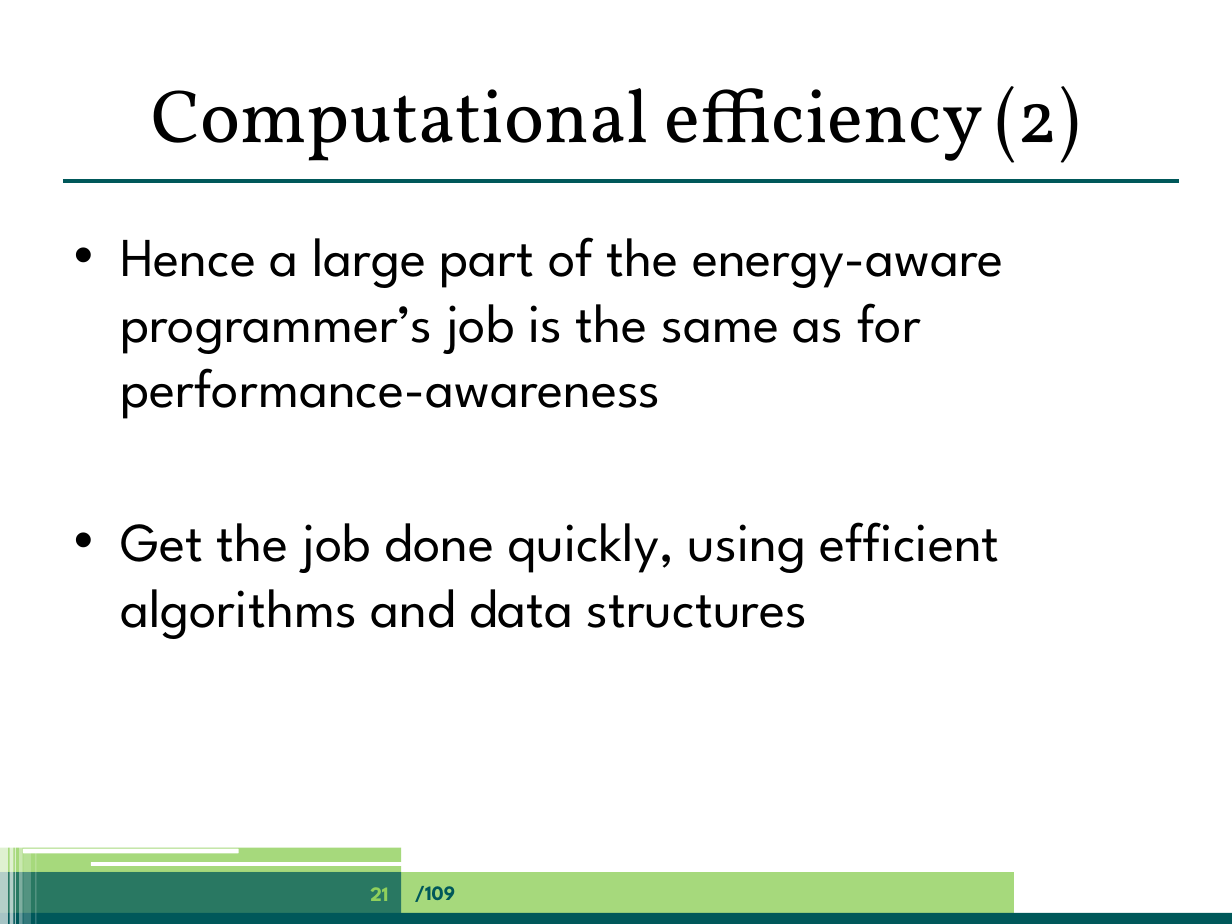
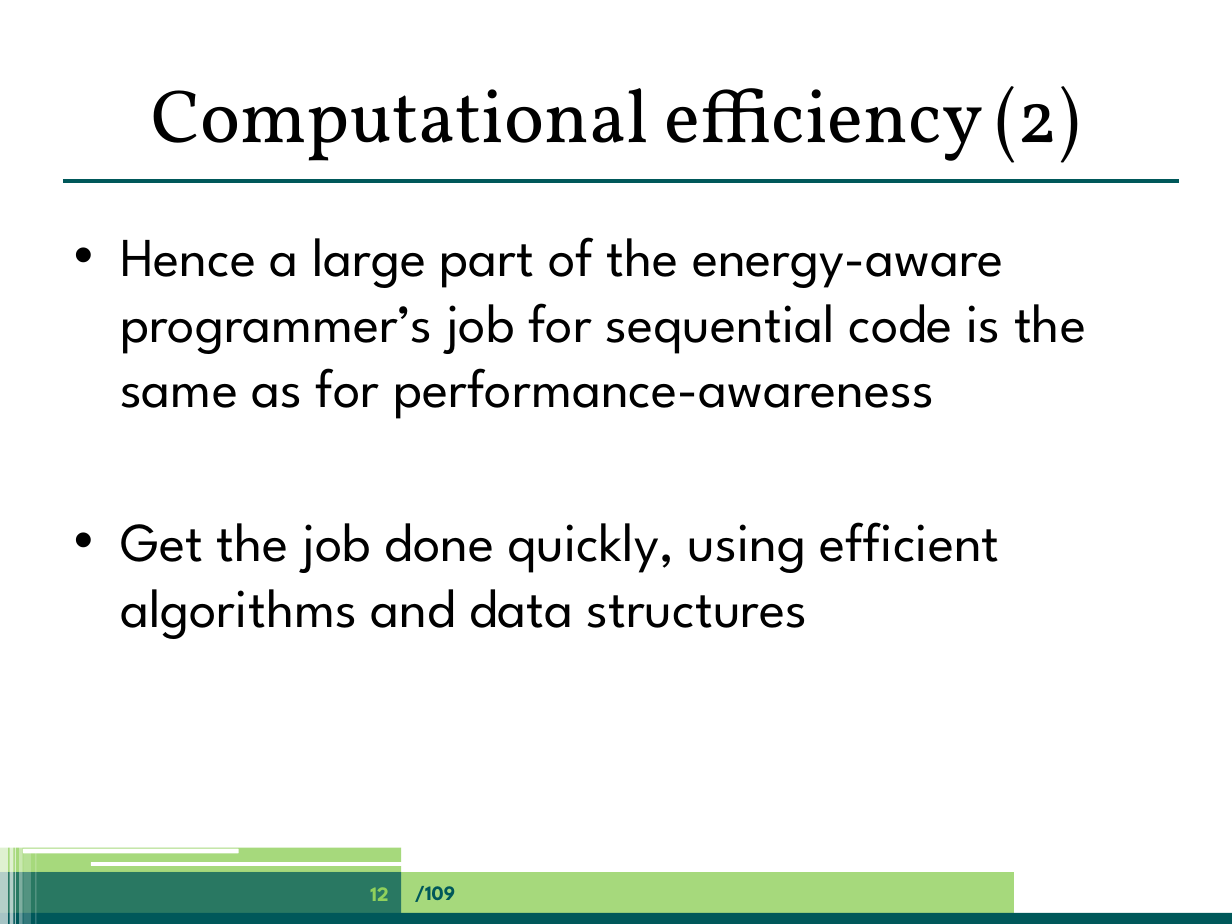
Before and after one commit to jpgallagher/ict-e-summerschool-aalborg, a slide deck: slide 12 of summerschool-aalborg-jpg.pptx (slide 21 before the commit). Drawn at 1232x924 pixels with LibreOffice and Linux fonts; fonts in the diff are those of the drawing. Boxes give left, top, right and bottom in pixels: in the first picture for what was removed or moved away, otherwise in the second. Text is boxed around its words. In the diff, an @@ line names an element or a change of style, - is before the commit and + after.

```diff
--- a/summerschool-aalborg-jpg.pptx
+++ b/summerschool-aalborg-jpg.pptx
@@ text at [120, 237, 1086, 419]: text changed @@
-• Hence a large part of the energy-aware programmer’s job is the same as for performance-awareness
+• Hence a large part of the energy-aware programmer’s job for sequential code is the same as for performance-awareness
@@ page number at [370, 887, 388, 901]: text changed @@
-21
+12
```
Also in this commit, not shown: 14 other slides changed, 2 slides added.
